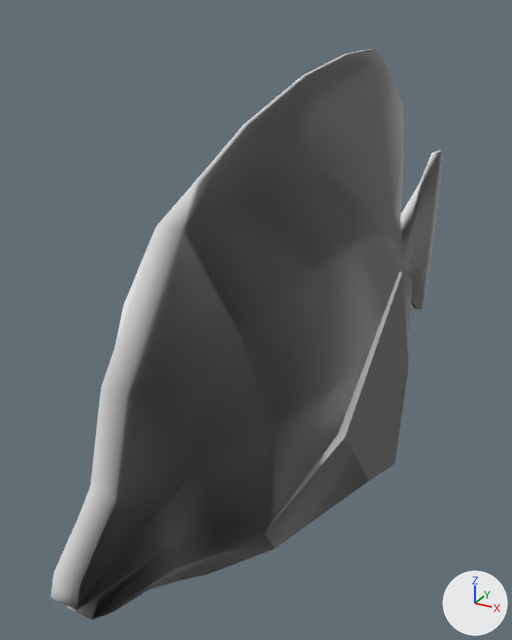
The OBJ model CGeIHC/modelos/Peces/TropicalFish/TropicalFish01.obj as it was, and as the next commit left it.
The view is the same before and after, from a 50 mm camera at (149.0, -360.0, 166.0) aimed at (-37.0, -22.0, -3.0). Arrows for +X, +Y and +Z are at lower right; the lights stay in place. Where no turn or scale is listed for an object, it has been applied to the vertices.

Objects in the first picture: 'TropicalFish01'.
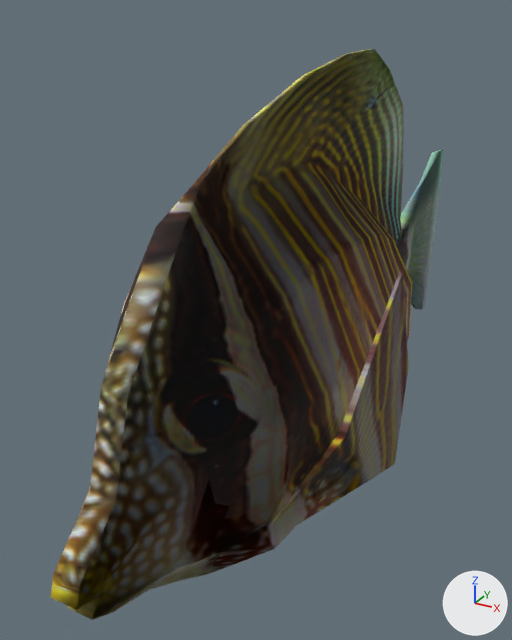
The newer file is also rescaled (x0.618), turned or shifted as a whole; pictures and numbers use the older file's frame.

What changed in the scene script:
```text
Add img_tropicalfish01_jpg:
    img_tropicalfish01_jpg = load_image('TropicalFish01.jpg', 'TropicalFish01.jpg', 512, 512, 'sRGB')
Change mat_01___default:
    remove mat_01___default.base_color = (0.8, 0.8, 0.8)  # white #e7e7e7
    add mat_01___default.texture = img_tropicalfish01_jpg
    mat_01___default.roughness: 1.0 -> 0.9
```

Location of each change, [x1, y1, x2, y2] in pixels of the pictures (512 x 640 px):
'TropicalFish01', surface changed
    both: [51, 49, 443, 620]
